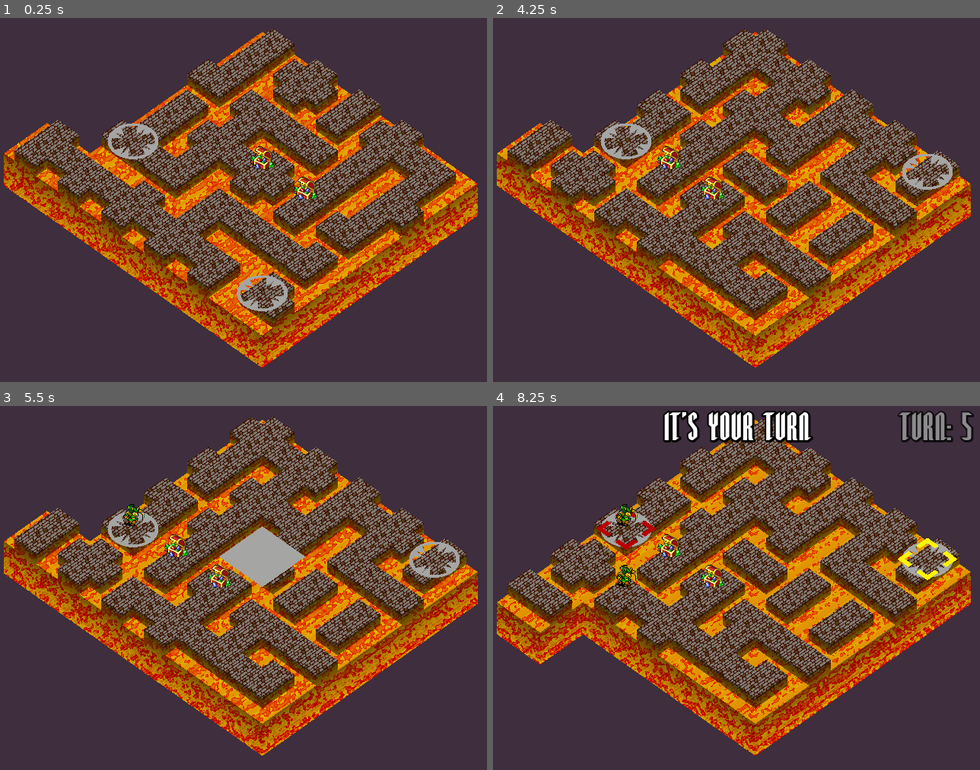
Above: before the commit, frames 1-4 (two rows, left to right).
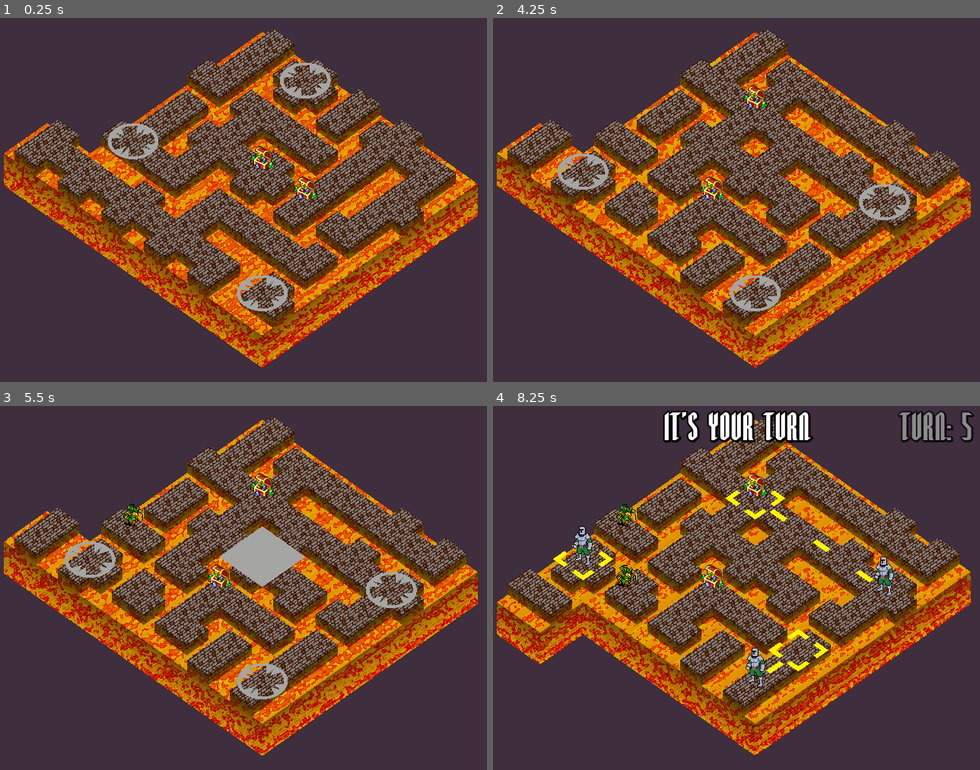
Above: after the commit, the same moments.

Repository: Maxic/magicmaze
Game: Godot game, scene res://main.tscn
The game is run twice, just before and just after one commit, with the same random seed, the same clock (stepped at 60 frames per second) and the same inputs.
Inputs (mouse positions are in pixels of both pictures, inside the frame that each line leads up to):
- Up to frame 1 (0.25 s): no input
- Up to frame 2 (4.25 s): move the mouse to (843, 181) at 0.52 s; hold Right (move_indicator_right) 0.53-1.28 s; tap Space (accept_indicator) at 0.6, 3.6 s; move the mouse to (639, 218) at 1.27 s; hold Left (move_indicator_left) 1.28-2.03 s; click (639, 218) at 1.35 s; move the mouse to (785, 119) at 2.02 s; hold Right (move_indicator_right) 2.03-3.53 s; tap Up (turn_indicator_clockwise) at 2.1 s; move the mouse to (712, 272) at 2.77 s; tap Down (turn_indicator_counterclockwise) at 2.85 s; move the mouse to (882, 254) at 3.52 s; hold Left (move_indicator_left) from 3.53 s (still down); tap R (reset) at 4.15 s
- Up to frame 3 (5.5 s): keep holding Left (move_indicator_left); move the mouse to (97, 533) at 4.27 s; click (97, 533) at 4.35 s; move the mouse to (267, 588) at 5.02 s; tap Up (turn_indicator_clockwise) at 5.1 s
- Up to frame 4 (8.25 s): move the mouse to (663, 497) at 5.77 s; release Left (move_indicator_left) at 5.78 s; hold Right (move_indicator_right) 5.78-8.03 s; tap Down (turn_indicator_counterclockwise) at 5.85 s; move the mouse to (843, 569) at 6.52 s; tap Space (accept_indicator) at 6.6 s; move the mouse to (639, 606) at 7.27 s; click (639, 606) at 7.35 s; move the mouse to (785, 507) at 8.02 s; hold Left (move_indicator_left) from 8.03 s (still down); tap Up (turn_indicator_clockwise) at 8.1 s

The runs differ from the first frame. In frame 1, 0.4% of the frame differs, in the area x 57-68%, y 12-23%; in frame 2, 13%; in frame 3, 12%; in frame 4, 13%, in the area x 11-96%, y 4-86%.
Error before the commit: Invalid operands 'Object' and 'bool' in operator '!='. (res://scripts/game_logic.gd:234)

Commit message:
hero spawns fixed and config added

Diff:
--- a/scripts/game_logic.gd
+++ b/scripts/game_logic.gd
@@ -5,6 +5,9 @@
 # config
 var grid_dimension
 var hero_amount
+var max_total_hero_amount
+var min_hero_on_grid_amount
+var 	max_hero_on_grid_amount
 var treasure_amount
 var monster_amount
 var turn_amount
@@ -36,7 +39,9 @@
 func reset():
 	# Reset all our vars
 	grid_dimension = 5
-	hero_amount = 2
+	min_hero_on_grid_amount =  3
+	max_hero_on_grid_amount = 6
+	max_total_hero_amount = 7
 	treasure_amount = 2
 	monster_amount = 2
 	turn_amount = 6
@@ -75,7 +80,7 @@
 
 	# Populate grid with objects
 	spawn_treasures()
-	spawn_heroes(hero_amount)
+	spawn_heroes()
 
 	# Start phase loop with hero intention phase
 	current_phase = phase.INITIAL
@@ -108,10 +113,11 @@
 		turn -= 1
 		EventManager.set_turn_timer(turn)
 		for hero in hero_array:
-			var paths = Pathfinder.find_shortest_paths(hero.vec_pos, Grid.update_grid().duplicate())
-			hero.set_intent_and_path(paths)
-			hero.display_path()
-			hero.current_phase = hero.phase.WAITING
+			if hero.current_phase != hero.phase.SPAWNING:
+				var paths = Pathfinder.find_shortest_paths(hero.vec_pos, Grid.update_grid().duplicate())
+				hero.set_intent_and_path(paths)
+				hero.display_path()
+				hero.current_phase = hero.phase.WAITING
 		# No end condition needed here
 		# Just calculate, show paths and move on
 		EventManager.player_phase_msg()
@@ -157,7 +163,7 @@
 		# Phase is over, setup stuff for next phase
 		if end_hero_action_phase:
 			remove_move_indicator_paths()
-			spawn_heroes((randi() % 1)+1)
+			spawn_heroes()
 			if turn != 1:
 				current_phase = phase.HERO_INTENTION
 				return
@@ -210,7 +216,7 @@
 		EventManager.victory_msg()
 		victory = true
 
-func spawn_heroes(amount):
+func spawn_heroes():
 	# Generate array of tiles on the edge of the grid
 	var edge_arr = []
 	for i in range(grid_dimension):
@@ -219,19 +225,27 @@
 		edge_arr.append(Vector2(i,0))
 		edge_arr.append(Vector2(i,grid_dimension-1))
 
-	# spawn hero in one the remaining tiles
-	for i in amount:
-		edge_arr.shuffle()
-		var hero = Hero.new(edge_arr[0].x,edge_arr[0].y)
-		edge_arr.remove(0)
-		hero_array.append(hero)
-		hero.turn_order = hero_array.find(hero)
-		main.add_child(hero)
-
+	# spawn heroes in the remaining tiles, amount based on config
+	var heroes_added = 0
+	if hero_array.size() < min_hero_on_grid_amount:
+		heroes_added = min_hero_on_grid_amount
+	elif hero_array.size() <= max_hero_on_grid_amount:
+		heroes_added = (randi() % 1)+1
+
+	max_total_hero_amount -= heroes_added
+
+	if max_total_hero_amount > 0:
+		for i in heroes_added:
+			edge_arr.shuffle()
+			var hero = Hero.new(edge_arr[0].x,edge_arr[0].y)
+			edge_arr.remove(0)
+			hero_array.append(hero)
+			hero.turn_order = hero_array.find(hero)
+			main.add_child(hero)
 
 func show_heroes():
 	for hero in hero_array:
-		if hero != hero.visible:
+		if hero.current_phase == hero.phase.SPAWNING:
 			hero.show_hero()
 
 func spawn_treasures():
--- a/scripts/hero.gd
+++ b/scripts/hero.gd
@@ -7,7 +7,7 @@
 var vec_pos
 var type
 var remaining_path : Array
-enum phase {WAITING, MOVING, DONE}
+enum phase {WAITING, MOVING, DONE, SPAWNING}
 var current_phase
 enum intent {WANDERING, PILLAGING, ATTACKING}
 var current_intent
@@ -43,6 +43,7 @@
 	var spawn_indicator = spawn_indicator_scene.instance()
 	spawn_indicator.name = "spawn_indicator"
 	add_child(spawn_indicator)
+	current_phase = phase.SPAWNING
 
 	var hero_stats_inst = hero_stats.instance()
 	add_child(hero_stats_inst)
@@ -119,8 +120,10 @@
 func recalculate_best_path():
 	var possible_path = []
 
+	if remaining_path == []:
+		return
 	#if moved, cancel path
-	if x != remaining_path[0].x or y != remaining_path[0].y:
+	if x != remaining_path[0].x || y != remaining_path[0].y:
 		remaining_path = []
 	else:
 		possible_path.append(remaining_path[0])
@@ -130,24 +133,6 @@
 		var next_step = remaining_path[step_i+1]
 		if Pathfinder.tiles_are_connected(current_step, next_step, Grid.update_grid()):
 			possible_path.append(remaining_path[step_i+1])
-		else:
-			remaining_path = possible_path.duplicate()
-			return
-
-func recalculate_best_path_old(paths):
-	var possible_path = []
-	var step_index = 0
-	var step_possible
-
-	for _index in range(remaining_path.size()):
-		step_possible = false
-		for i in range(paths.size()):
-			if step_index < paths[i].size() &&  step_index < remaining_path.size() && \
-			  paths[i][step_index] == remaining_path[step_index]:
-				step_possible = true
-		if step_possible:
-			possible_path.append(remaining_path[step_index])
-			step_index += 1
 		else:
 			remaining_path = possible_path.duplicate()
 			return
@@ -181,6 +166,7 @@
 
 func show_hero():
 	$hero.visible = true
+	current_phase = phase.WAITING
 	$spawn_indicator.queue_free()
 
 
--- a/scripts/pathfinder.gd
+++ b/scripts/pathfinder.gd
@@ -10,14 +10,16 @@
 	var possible_paths = find_all_paths(start_pos, grid)
 	var treasure_path = find_shortest_treasure_path(possible_paths)
 	var monster_path = find_shortest_monster_path(possible_paths)
-	var random_path = possible_paths[randi() % possible_paths.size()]
+	if possible_paths:
+		var random_path = possible_paths[randi() % possible_paths.size()]
+		shortest_paths["random"] = random_path
+	else:
+		shortest_paths["random"] = []
 
 	if treasure_path != []:
 		shortest_paths["treasure"] = treasure_path
 	if monster_path != []:
 		shortest_paths["monster"] = monster_path
-
-	shortest_paths["random"] = random_path
 
 	return shortest_paths
 
